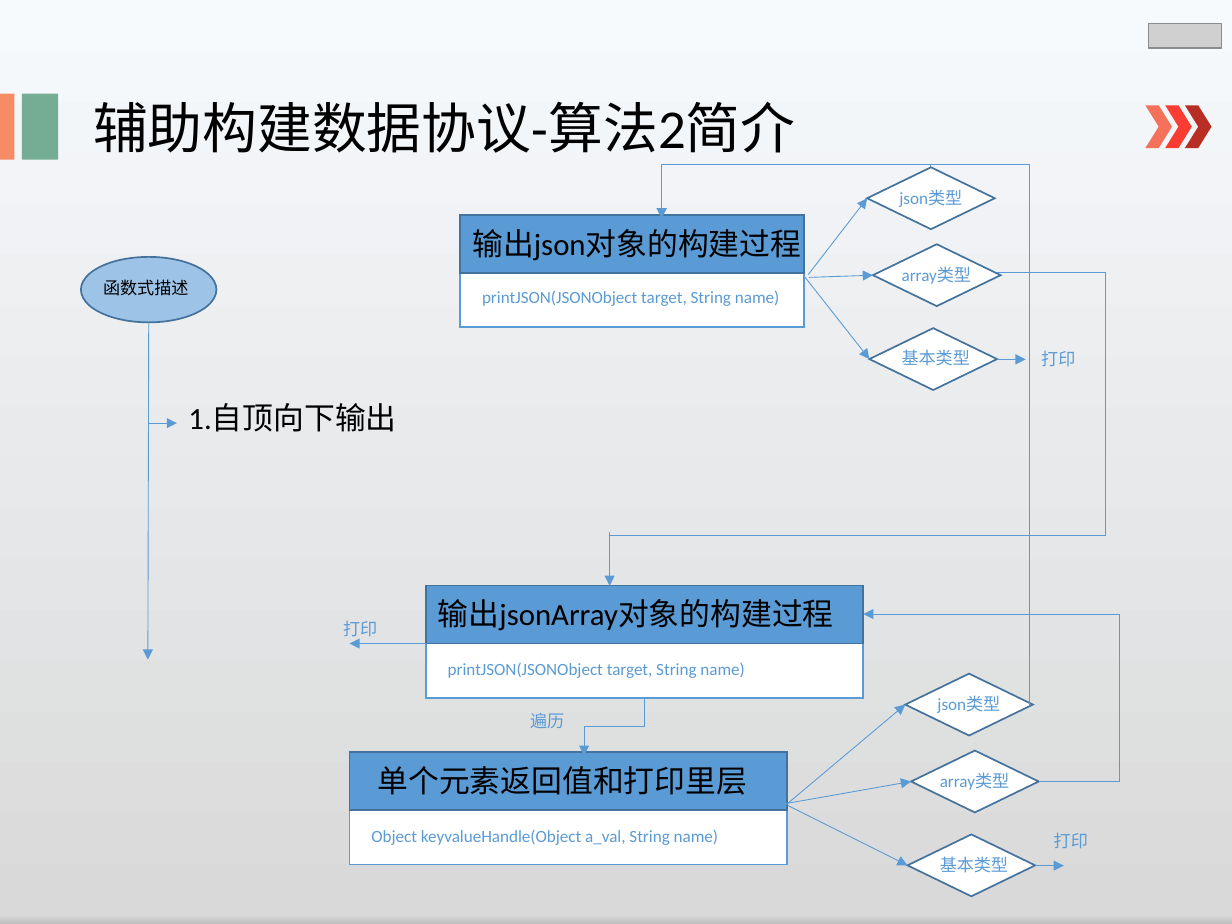
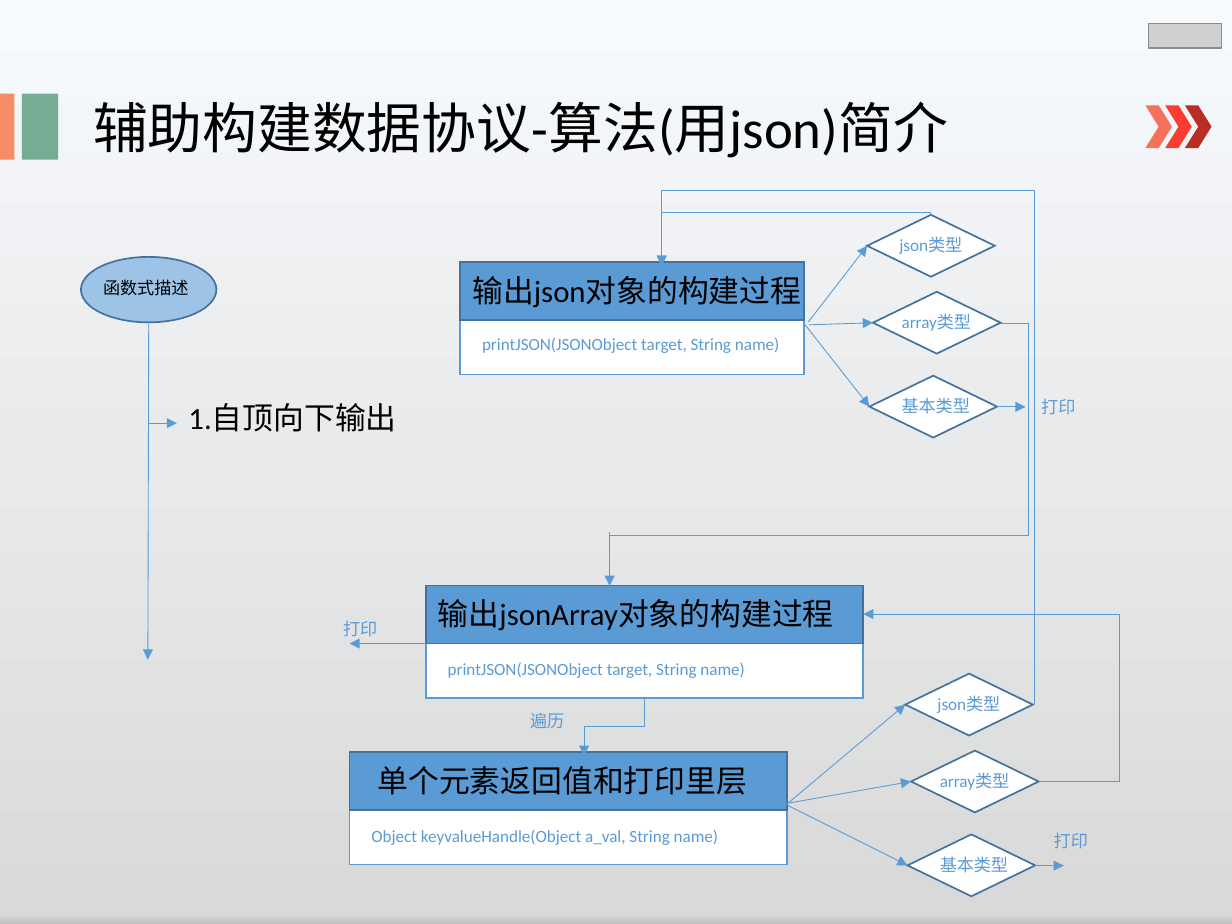
Before and after one commit to lspgithublxh/document, a slide deck: slide 12 of 业务文档跟踪/述职/shuzhi.pptx. Drawn at 1232x924 pixels with LibreOffice and Linux fonts; fonts in the diff are those of the drawing; grey boxes stand for pictures. Boxes give left, top, right and bottom in pixels: in the first picture for what was removed or moved away, otherwise in the second. Text is boxed around its words. In the diff, an @@ line names an element or a change of style, - is before the commit and + after.

```diff
--- a/业务文档跟踪/述职/shuzhi.pptx
+++ b/业务文档跟踪/述职/shuzhi.pptx
@@ text at bbox=[93, 102, 948, 158]: text changed @@
-辅助构建数据协议-算法2简介
+辅助构建数据协议-算法(用json)简介
@@ elbow arrow moved from (1029, 706) - (662, 218) to (1035, 705) - (662, 266) @@
@@ 1 diamond, 1 arrow, 1 elbow arrow: place and size @@
-1 diamond, 1 arrow, 1 elbow arrow at bbox=[662, 165, 1026, 360]
+1 diamond, 1 arrow, 1 elbow arrow at bbox=[662, 212, 1026, 407]
@@ 6 texts, 3 arrows, 2 rectangles, 2 diamonds: place and size @@
-6 texts, 3 arrows, 2 rectangles, 2 diamonds at bbox=[461, 190, 1075, 389]
+6 texts, 3 arrows, 2 rectangles, 2 diamonds at bbox=[461, 237, 1075, 437]
@@ elbow line moved from (997, 272) - (610, 535) to (1000, 324) - (610, 535) @@
```
Also in this commit, not shown: 7 other slides changed, 1 slide added, 1 slide removed.
